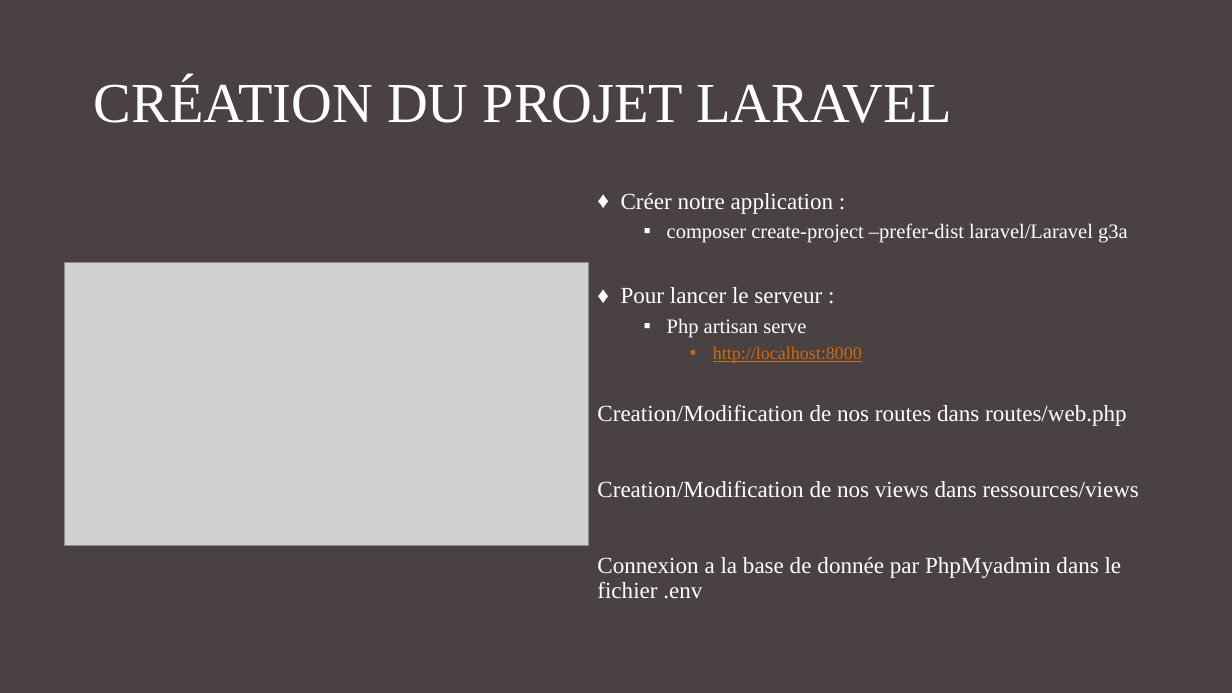
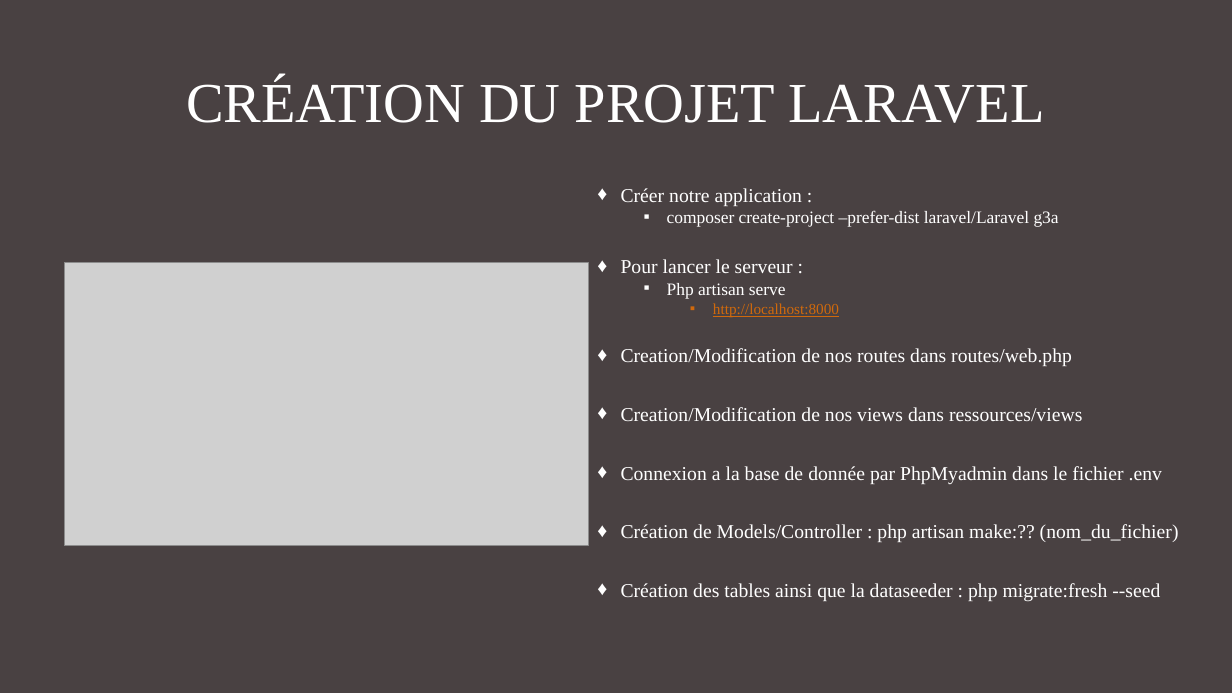
Before and after one commit to GuillaumeDupuy/G3A, a slide deck: slide 11 of Rapport de projet web b2.pptx (slide 10 before the commit). Drawn at 1232x693 pixels with LibreOffice and Linux fonts; fonts in the diff are those of the drawing; grey boxes stand for pictures. Boxes give left, top, right and bottom in pixels: in the first picture for what was removed or moved away, otherwise in the second. Text is boxed around its words. In the diff, an @@ line names an element or a change of style, - is before the commit and + after.

```diff
--- a/Rapport de projet web b2.pptx
+++ b/Rapport de projet web b2.pptx
@@ title "CRÉATION DU PROJET LARAVEL" at (x1=186, y1=78, x2=1045, y2=123): alignment left to centre @@
@@ text at (x1=621, y1=188, x2=1162, y2=484): size 18 to 15.3 pt in "Créer notre application :", "Pour lancer le serveur :", "Creation/Modification de nos routes dans routes/web.php", "Creation/Modification de nos views dans ressources/views" and 1 more places; size 16 to 13.6 pt in "composer create-project –prefer-dist laravel/Laravel g3a", "Php artisan serve"; size 14 to 11.9 pt in "http://localhost:8000"; line spacing 0.9 to 0.7; bullet none to ♦ @@
@@ text at (x1=621, y1=524, x2=1179, y2=601): paragraphs added @@
+♦ Création de Models/Controller : php artisan make:?? (nom_du_fichier)
+♦ Création des tables ainsi que la dataseeder : php migrate:fresh --seed
```
Also in this commit, not shown: 12 slides added, 1 other file.
